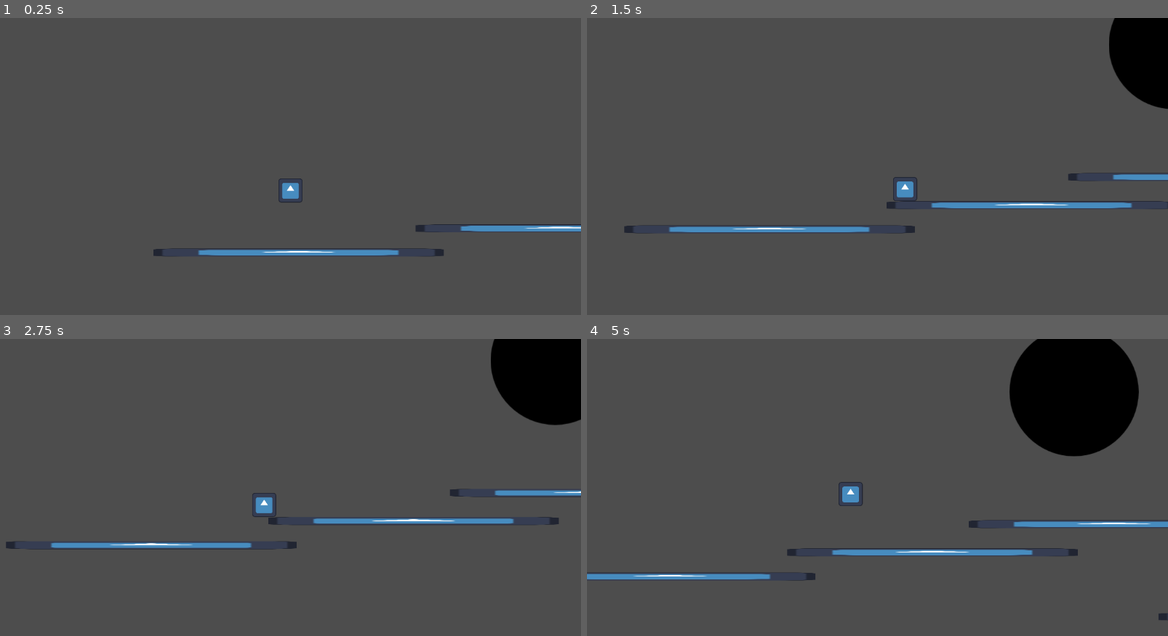
Above: before the commit, frames 1-4 (two rows, left to right).
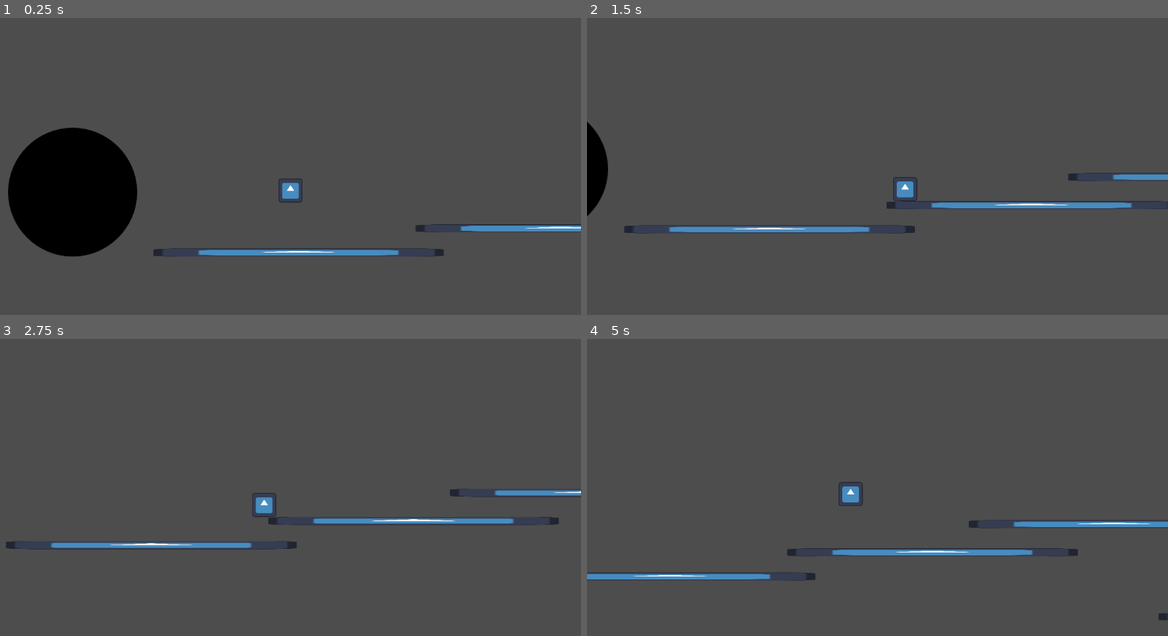
Above: after the commit, the same moments.

Repository: 24362-Jenny/food-scout
Game: Godot game, scene res://scenes/level_one.tscn
Two runs of this game, one before a commit and one after it. Both use one fixed random seed, a clock stepped at 60 frames per second and the inputs below. The engine's default icon, where the game draws it, is replaced by a stand-in: a white triangle on a blue panel in a dark square.
Inputs:
- Up to frame 1 (0.25 s): no input
- Up to frame 2 (1.5 s): hold Right (ui_right) from 0.53 s (still down); tap W (jump) at 0.77 s
- Up to frame 3 (2.75 s): tap W (jump) at 1.52 s; release Right (ui_right) at 2.03 s; hold Left (ui_left) from 2.03 s (still down)
- Up to frame 4 (5 s): release Left (ui_left) at 2.78 s; hold Right (ui_right) 2.78-4.28 s; tap W (jump) at 3.02, 3.77, 4.52 s; hold Left (ui_left) from 4.28 s (still down)

The runs differ from the first frame. In frame 1, 7.6% of the frame differs, in the area x 1-24%, y 36-81%; in frame 2, 3.4%; in frame 3, 3.9%; in frame 4, 7.2%.

Commit message:
new enemy

Diff:
--- a/scenes/ending_scene_level.tscn
+++ b/scenes/ending_scene_level.tscn
@@ -5,27 +5,19 @@
 [node name="Ending scene_level" type="Node2D" unique_id=482045948]
 script = ExtResource("1_u6pym")
 
-[node name="Controller" type="Control" parent="." unique_id=876980733]
-layout_mode = 3
-anchors_preset = 0
-offset_right = 40.0
-offset_bottom = 40.0
-
-[node name="play again" type="Button" parent="Controller" unique_id=1816982112]
-layout_mode = 0
+[node name="play again" type="Button" parent="." unique_id=1816982112]
 offset_left = 536.0
 offset_top = 368.0
 offset_right = 637.0
 offset_bottom = 399.0
 text = "PLAY AGAIN"
 
-[node name="exit" type="Button" parent="Controller" unique_id=2042964027]
-layout_mode = 0
+[node name="exit" type="Button" parent="." unique_id=2042964027]
 offset_left = 536.0
 offset_top = 280.0
 offset_right = 627.0
 offset_bottom = 311.0
 text = "EXIT GAME"
 
-[connection signal="pressed" from="Controller/play again" to="." method="_on_play_again_pressed"]
-[connection signal="pressed" from="Controller/exit" to="." method="_on_exit_pressed"]
+[connection signal="pressed" from="play again" to="." method="_on_play_again_pressed"]
+[connection signal="pressed" from="exit" to="." method="_on_exit_pressed"]
--- /dev/null
+++ b/scenes/enemy2.tscn
@@ -0,0 +1,15 @@
+[gd_scene format=3 uid="uid://mortwkuxub2p"]
+
+[ext_resource type="Texture2D" uid="uid://cb1u3wvpoucrh" path="res://icon.svg" id="1_wc7mj"]
+
+[sub_resource type="RectangleShape2D" id="RectangleShape2D_g2brh"]
+size = Vector2(128, 128)
+
+[node name="enemy2" type="CharacterBody2D" unique_id=491178082]
+metadata/_edit_group_ = true
+
+[node name="Sprite2D" type="Sprite2D" parent="." unique_id=1582129385]
+texture = ExtResource("1_wc7mj")
+
+[node name="CollisionShape2D" type="CollisionShape2D" parent="." unique_id=65623078]
+shape = SubResource("RectangleShape2D_g2brh")
--- a/scenes/level_one.tscn
+++ b/scenes/level_one.tscn
@@ -68,4 +68,4 @@
 position = Vector2(528, 112)
 
 [node name="Portal" parent="." unique_id=1430322806 instance=ExtResource("4_5rfim")]
-position = Vector2(1401, 185)
+position = Vector2(152, 432)
--- a/scripts/bullet_1.gd
+++ b/scripts/bullet_1.gd
@@ -1,7 +1,7 @@
 extends Area2D
 class_name Bullet
 
-var speed = 600
+var speed = 300
 var direction : Vector2 = Vector2.UP
 
 
--- a/scripts/portal.gd
+++ b/scripts/portal.gd
@@ -1,6 +1,5 @@
 extends Area2D
 
-
-
-func _on_body_entered(body: Node2D) -> void:
+func _on_body_entered(_body: Node2D) -> void:
+	# load a new level
 	get_tree().change_scene_to_file("res://scenes/ending_scene_level.tscn")
